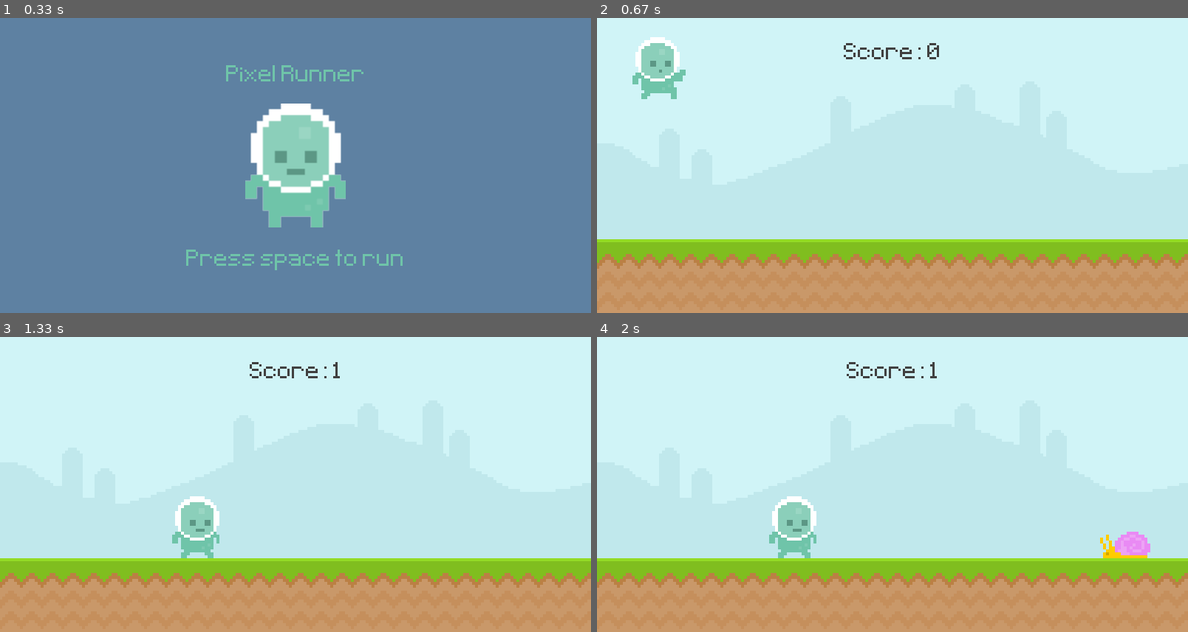
Above: before the commit, frames 1-4 (two rows, left to right).
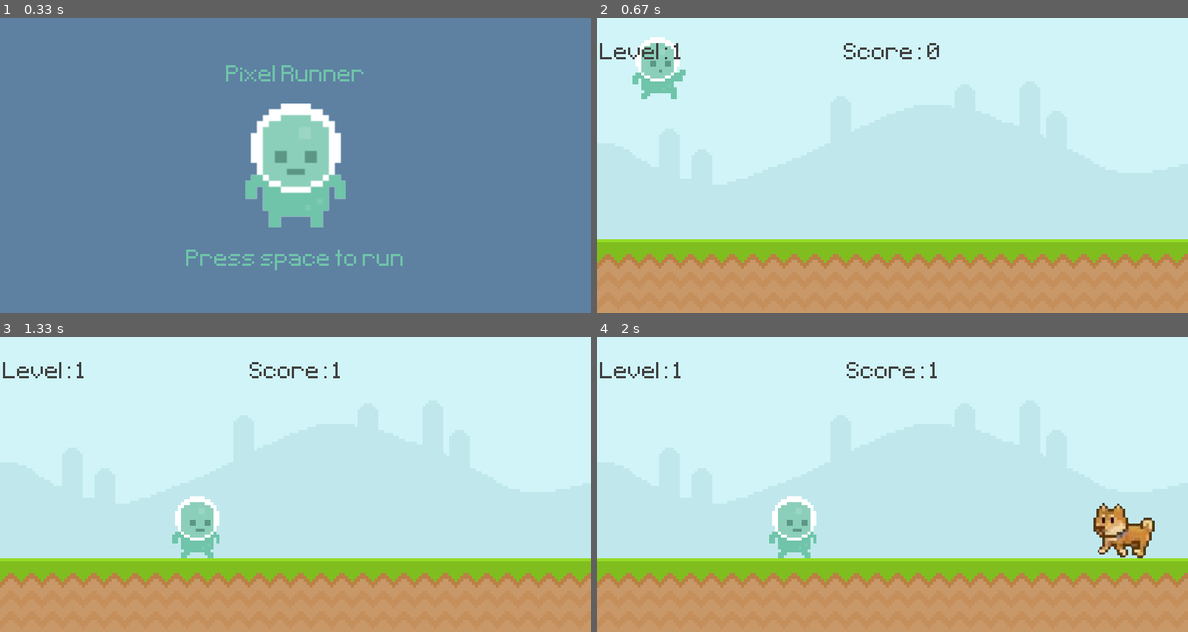
Above: after the commit, the same moments.

Repository: Thower56/Pygame_Runner
Game: pygame game, started from main.py
Two runs of this game, one before a commit and one after it. Both use one fixed random seed, a clock stepped at 60 frames per second and the inputs below.
Inputs:
- Up to frame 1 (0.33 s): no input
- Up to frame 2 (0.67 s): tap Space at 0.33 s
- Up to frame 3 (1.33 s): hold D 0.67-1.13 s; hold D from 1.17 s (still down)
- Up to frame 4 (2 s): release D at 1.63 s; hold A from 1.67 s (still down)

Frame 1 is identical in both runs. In frame 2, 0.2% of the frame differs, in the area x 0-15%, y 8-14%; in frame 3, 0.2%; in frame 4, 1.6%, in the area x 0-95%, y 8-75%.

Commit message:
Dog and Bird

Diff:
--- a/GameEngine.py
+++ b/GameEngine.py
@@ -24,37 +24,41 @@
 
         self.levels = [self.level_1, self.level_2, self.level_3]
         self.level_index = 0
+        self.level_reached = 1
 
         self.music = Sound()
         self.music.play()
 
         self.clock = pygame.time.Clock()
 
-    def update(self):
+    def update(self) -> None:
         self.player.update()
         self.levels[self.level_index % len(self.levels)].get_obstacles().update()
         self.game_logic.calculate_score()
         self.graphic.display_score(self.game_logic.get_score())
+        self.graphic.display_level(self.level_reached)
         self.game_logic.collisions_sprite(self.player, self.levels[self.level_index % len(self.levels)].get_obstacles())
         self.game_logic.check_win_condition(self.levels[self.level_index % len(self.levels)].get_obstacles())
 
-    def run(self):
+    def run(self) -> None:
         while True:
             for event in pygame.event.get():
                 self.game_logic.handle_event(event, self.levels[self.level_index % len(self.levels)].get_obstacles())
 
             if self.game_logic.game_active:
                 self.graphic.draw(self.player, self.levels[self.level_index % len(self.levels)])
+                self.level_reached = self.level_index + 1
                 self.update()
 
             elif not self.game_logic.game_active:
                 if self.game_logic.get_score() >= 10:
                     self.graphic.leveldone()
                     self.level_index = self.game_logic.change_level()
+                    self.level_reached += 1
                     self.player.sprite.reset_pos()
 
                 else:
-                    self.graphic.gameover(self.game_logic.get_score())
+                    self.graphic.gameover(self.game_logic.get_score(), self.level_reached)
                     self.player.sprite.reset_pos()
                     self.level_index = 0
 
--- a/GameLogic.py
+++ b/GameLogic.py
@@ -12,14 +12,14 @@
         pygame.time.set_timer(self.obstacle_timer, 1500)
         self.clock = pygame.time.Clock()
 
-    def collisions_sprite(self, p_player, p_obstacle_group):
+    def collisions_sprite(self, p_player, p_obstacle_group) -> None:
         if pygame.sprite.spritecollide(p_player.sprite, p_obstacle_group,False):
             p_obstacle_group.empty()
             self.game_active = False
-            self.index_level = 0
+            self.index_level = 1
         else: self.game_active = True
 
-    def handle_event(self, event, p_obstacle_group):
+    def handle_event(self, event, p_obstacle_group) -> None:
         if event.type == pygame.QUIT:
             pygame.quit()
             exit()
@@ -31,29 +31,30 @@
                 self.index_level += 1
                 self.inc_difficulty(p_obstacle_group)
         elif self.game_active and event.type == self.obstacle_timer:
-            p_obstacle_group.add(Obstacle(choice(['fly', 'snail', 'snail', 'snail'])))
+            p_obstacle_group.add(Obstacle(choice(['fly', 'snail', 'snail', 'snail', 'dog', 'dog', 'bird'])))
             self.inc_difficulty(p_obstacle_group)
 
 
-    def calculate_score(self):
+    def calculate_score(self) -> None:
         current_time = int(pygame.time.get_ticks()/1000) - self.start_time
         self.score = current_time
 
-    def get_score(self):
+    def get_score(self) -> int:
         return self.score
 
-    def check_win_condition(self, p_obstacle_group):
+    def check_win_condition(self, p_obstacle_group) -> None:
         if self.score == 10:
             self.game_active = False
             p_obstacle_group.empty()
             self.stage_done = True
 
-    def reset_score(self):
+
+    def reset_score(self) -> None:
         self.score = 0
 
-    def change_level(self):
+    def change_level(self) -> int:
         return self.index_level
 
-    def inc_difficulty(self, obstacles):
+    def inc_difficulty(self, obstacles) -> None:
         for obstacle in obstacles:
             obstacle.speed_up((self.index_level + 1) * 2)
--- a/Graphic.py
+++ b/Graphic.py
@@ -13,33 +13,40 @@
         self.game_name = Label('Pixel Runner', 400, 80)
         self.game_message = Label('Press space to run', 400, 330)
         self.score_message = Label(f'Your score: {0}', 400, 330)
+        self.level_message = Label(f'Your level: {0}', 400, 360)
         self.game_level_done = Label('Level Done !', 400, 350)
 
-    def display_score(self, p_score):
+    def display_score(self, p_score: int) -> None:
         score_onScreen = Label(f'Score: {p_score}', 400, 50, (64,64,64))
         score_onScreen.draw(self.screen)
 
-    def draw(self, p_player, p_level):
+    def display_level(self, p_level: int) -> None:
+        level_onScreen = Label(f'Level: {p_level}', 60, 50, (64,64,64))
+        level_onScreen.draw(self.screen)
+
+    def draw(self, p_player: Sprite, p_level: Sprite) -> None:
         for element in p_level.get_background():
             element.draw(self.screen)
         obstacles = p_level.get_obstacles()
         obstacles.draw(self.screen)
         p_player.draw(self.screen)
 
-    def gameover(self, p_score):
+    def gameover(self, p_score: int, p_level: int) -> None:
         self.screen.fill((94,129,162))
 
         self.player_stand.draw(self.screen)
 
         self.score_message.set_text(f'Your score: {p_score}')
+        self.level_message.set_text(f'Your level: {p_level}')
         self.game_name.draw(self.screen)
 
         if p_score == 0:
             self.game_message.draw(self.screen)
         else:
             self.score_message.draw(self.screen)
+            self.level_message.draw(self.screen)
 
-    def leveldone(self):
+    def leveldone(self) -> None:
         self.screen.fill((94,129,162))
 
         self.player_stand.draw(self.screen)
--- a/Label.py
+++ b/Label.py
@@ -9,17 +9,17 @@
         self.text = self.font.render(p_text, False, self.color)
         self.text_rect = self.text.get_rect(center = (self.pos_x, self.pos_y))
 
-    def draw(self, p_screen):
+    def draw(self, p_screen) -> None:
         p_screen.blit(self.text, self.text_rect)
 
-    def set_pos(self,p_pos_x, p_pos_y):
+    def set_pos(self,p_pos_x, p_pos_y) -> None:
         self.pos_x, self.pos_y = p_pos_x, p_pos_y
 
-    def set_color(self, p_color):
+    def set_color(self, p_color) -> None:
         self.color = p_color
 
-    def set_font(self, p_font):
+    def set_font(self, p_font) -> None:
         self.font = p_font
 
-    def set_text(self, p_text):
+    def set_text(self, p_text) -> None:
         self.text = self.font.render(p_text, False, self.color)
--- a/Levels.py
+++ b/Levels.py
@@ -7,8 +7,8 @@
         self.ground = Sprite(p_ground, 0, 300)
         self.obstacles = pygame.sprite.Group()
 
-    def get_background(self):
+    def get_background(self) -> list[Sprite]:
         return [self.sky, self.ground]
 
-    def get_obstacles(self):
+    def get_obstacles(self) -> pygame.sprite.Group:
         return self.obstacles
--- a/Obstacle.py
+++ b/Obstacle.py
@@ -12,6 +12,16 @@
             fly_2 = pygame.image.load('graphics/Fly/Fly2.png').convert_alpha()
             self.frames = [fly_1, fly_2]
             y_pos = 210
+        elif type == 'dog':
+            dog_1 = pygame.image.load('graphics/Dog/Dog1.png').convert_alpha()
+            dog_2 = pygame.image.load('graphics/Dog/Dog2.png').convert_alpha()
+            self.frames = [dog_1, dog_2]
+            y_pos = 305
+        elif type == 'bird':
+            bird_1 = pygame.image.load('graphics/Bird/Bird1.png').convert_alpha()
+            bird_2 = pygame.image.load('graphics/Bird/Bird2.png').convert_alpha()
+            self.frames = [bird_1, bird_2]
+            y_pos = 150
         else:
             snail_1 = pygame.image.load('graphics/snail/snail1.png').convert_alpha()
             snail_2 = pygame.image.load('graphics/snail/snail2.png').convert_alpha()
@@ -22,19 +32,19 @@
         self.image = self.frames[self.animation_index]
         self.rect = self.image.get_rect(midbottom = (randint(900,1100), y_pos))
 
-    def animation_state(self):
+    def animation_state(self) -> None:
         self.animation_index += 0.1
         if self.animation_index >= len(self.frames): self.animation_index = 0
         self.image = self.frames[int(self.animation_index)]
 
-    def update(self):
+    def update(self) -> None:
         self.animation_state()
         self.rect.x -= self.speed
         self.destroy()
 
-    def destroy(self):
+    def destroy(self) -> None:
         if self.rect.x <= -100:
             self.kill()
 
-    def speed_up(self, speed):
+    def speed_up(self, speed) -> None:
         self.speed += speed
--- a/Player.py
+++ b/Player.py
@@ -14,9 +14,9 @@
         self.gravity = 0
 
         self.jump_sound = pygame.mixer.Sound('audio/jump.mp3')
-        self.jump_sound.set_volume(0.2)
+        self.jump_sound.set_volume(0.01)
 
-    def player_input(self):
+    def player_input(self) -> None:
         keys = pygame.key.get_pressed()
         if keys[pygame.K_SPACE] and self.rect.bottom >= 300:
             self.gravity = -20
@@ -28,13 +28,13 @@
             if self.rect.right <= 800:
                 self.rect.right += 5
 
-    def apply_gravity(self):
+    def apply_gravity(self) -> None:
         self.gravity += 1
         self.rect.y += self.gravity
         if self.rect.bottom >= 300:
             self.rect.bottom = 300
 
-    def animation_state(self):
+    def animation_state(self) -> None:
         if self.rect.bottom < 300:
          self.image = self.player_jump
         else:
@@ -42,10 +42,10 @@
             if self.player_index >= len(self.player_walk) : self.player_index = 0
             self.image = self.player_walk[int(self.player_index)]
 
-    def reset_pos(self):
+    def reset_pos(self) -> None:
         self.rect = self.image.get_rect(midbottom = (80,300))
 
-    def update(self):
+    def update(self) -> None:
         self.player_input()
         self.apply_gravity()
         self.animation_state()
--- a/Sound.py
+++ b/Sound.py
@@ -1,8 +1,8 @@
 import pygame
 
 class Sound():
-    def __init__(self):
+    def __init__(self) -> None:
         self.bg_music = pygame.mixer.Sound('audio/music.wav')
-
-    def play(self):
+        self.bg_music.set_volume(0.01)
+    def play(self) -> None:
         self.bg_music.play(loops = -1)
--- a/Sprite.py
+++ b/Sprite.py
@@ -1,7 +1,7 @@
 import pygame
 
 class Sprite():
-    def __init__(self, p_sprite, p_pos_x, p_pos_y, p_alpha=False):
+    def __init__(self, p_sprite, p_pos_x, p_pos_y, p_alpha=False) -> None:
         self.alpha = p_alpha
         if self.alpha == True:
             self.sprite = pygame.image.load(p_sprite).convert_alpha()
@@ -12,15 +12,15 @@
         self.pos_x = p_pos_x
         self.pos_y = p_pos_y
 
-    def draw(self, p_screen):
+    def draw(self, p_screen) -> None:
         if self.alpha:
             p_screen.blit(self.sprite, self.sprite_rect)
         else:
             p_screen.blit(self.sprite, (self.pos_x, self.pos_y))
 
-    def set_pos(self, p_pos_x, p_pos_y):
+    def set_pos(self, p_pos_x, p_pos_y) -> None:
         self.pos_x, self.pos_y = p_pos_x, p_pos_y
 
-    def transform_rotozoom(self, angle, scale):
+    def transform_rotozoom(self, angle, scale) -> None:
         self.sprite = pygame.transform.rotozoom(self.sprite, angle, scale)
         self.sprite_rect = self.sprite.get_rect(center = (self.pos_x, self.pos_y))
--- a/main.py
+++ b/main.py
@@ -2,4 +2,5 @@
 
 game = GameEngine()
 
-game.run()
+if __name__ == '__main__':
+    game.run()
Binary file added: graphics/Bird/Bird1.png
Binary file added: graphics/Bird/Bird2.png
Binary file added: graphics/Dog/Dog1.png
Binary file added: graphics/Dog/Dog2.png
